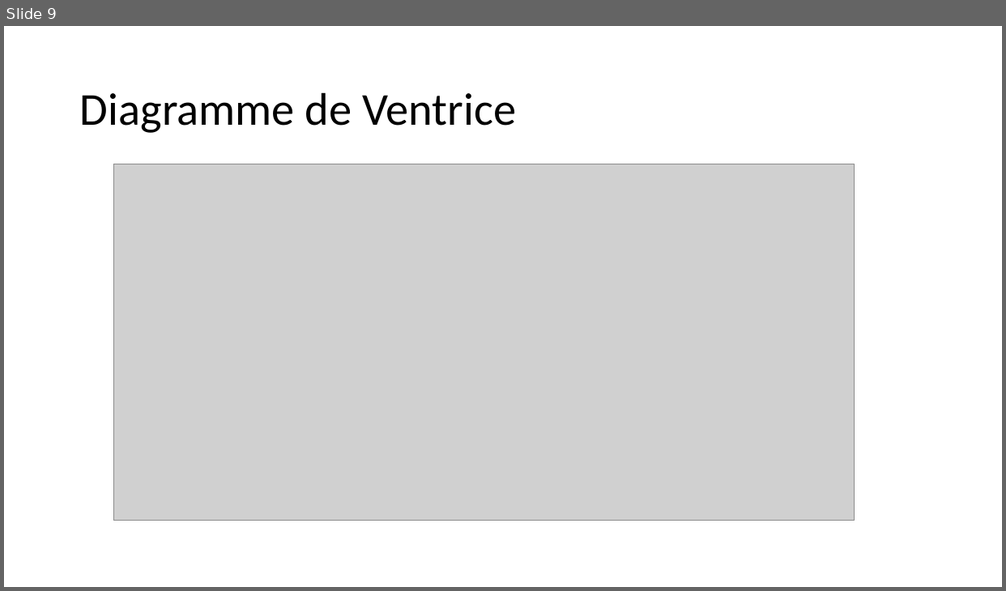
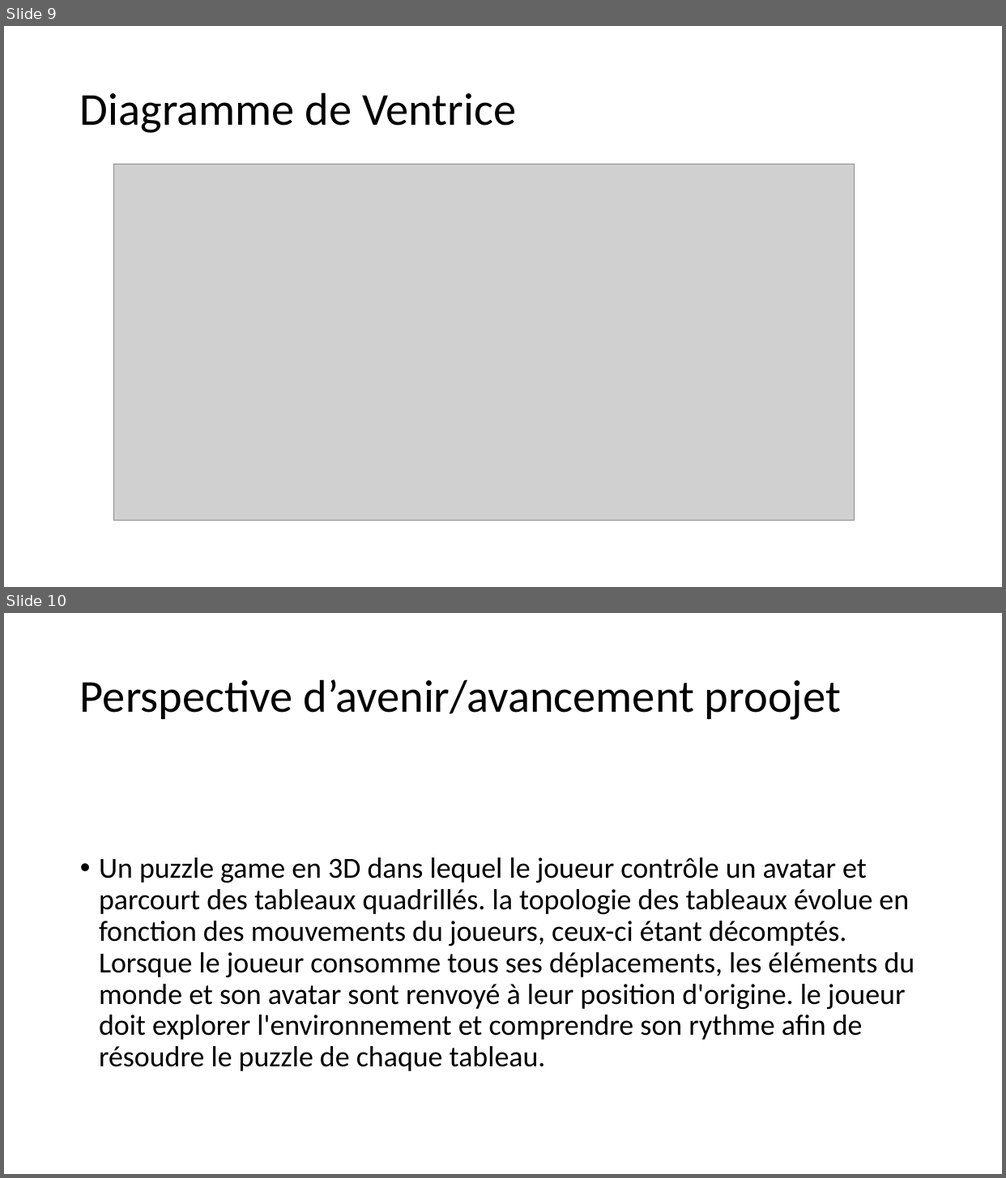
Before and after one commit to Quentingautier2B/Phainiks, a slide deck: Documents/Oiseau qui fait brrrr.pptx. Shown one above the other, each under a label of ours: slide 9 before the commit, slides 9 and 10 after it. The pictures are 1006x591 and 1006x1178 pixels, drawn with LibreOffice and Linux fonts; fonts in the diff are those of the drawing; grey boxes stand for pictures. Boxes give left, top, right and bottom in pixels: in the first picture for what was removed or moved away, otherwise in the second. Text is boxed around its words. In the diff, an @@ line names an element or a change of style, - is before the commit and + after.

```diff
--- a/Documents/Oiseau qui fait brrrr.pptx
+++ b/Documents/Oiseau qui fait brrrr.pptx
@@ slide 10 added at [4, 613, 1002, 1174], background #FFFFFF @@
@@ title added at [80, 679, 841, 720], 44 pt, text #000000 @@
+Perspective d’avenir/avancement proojet
@@ text added at [99, 858, 915, 1071], 28 pt, text #000000 @@
+• Un puzzle game en 3D dans lequel le joueur contrôle un avatar et parcourt des tableaux quadrillés. la topologie des tableaux évolue en fonction des mouvements du joueurs, ceux-ci étant décomptés. Lorsque le joueur consomme tous ses déplacements, les éléments du monde et son avatar sont renvoyé à leur position d'origine. le joueur doit explorer l'environnement et comprendre son rythme afin de résoudre le puzzle de chaque tableau.
```
Also in this commit, not shown: 1 slide changed, 1 other slide added, 1 slide removed, 2 other files.
